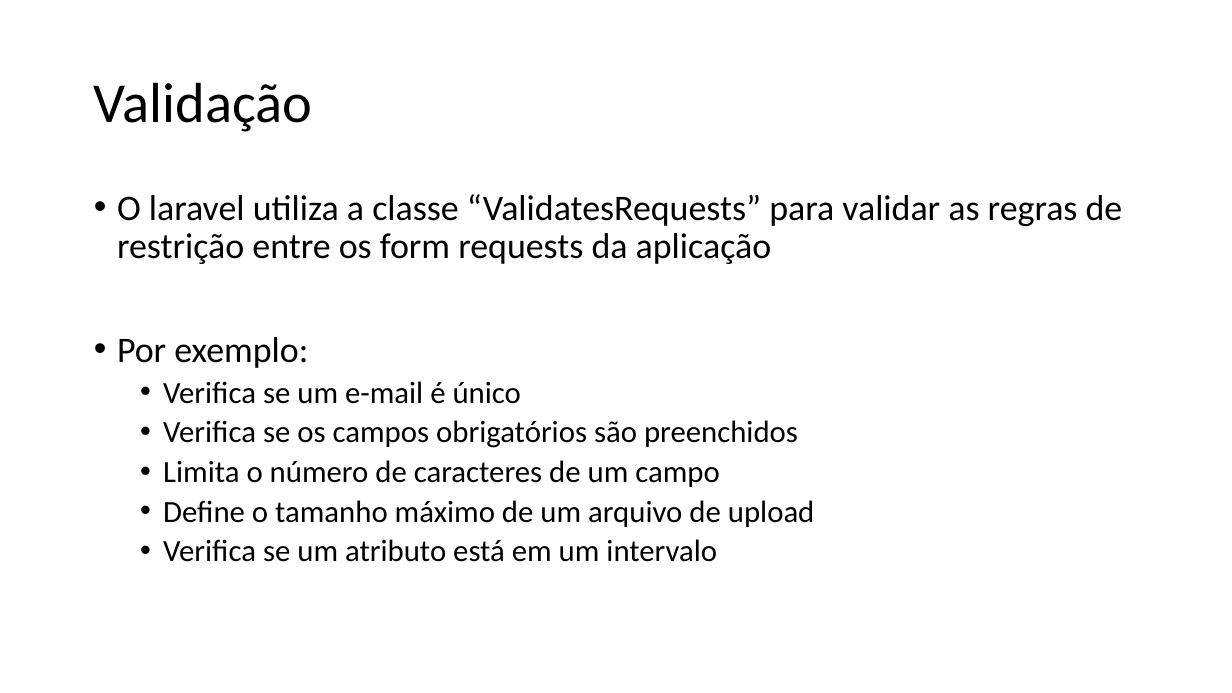
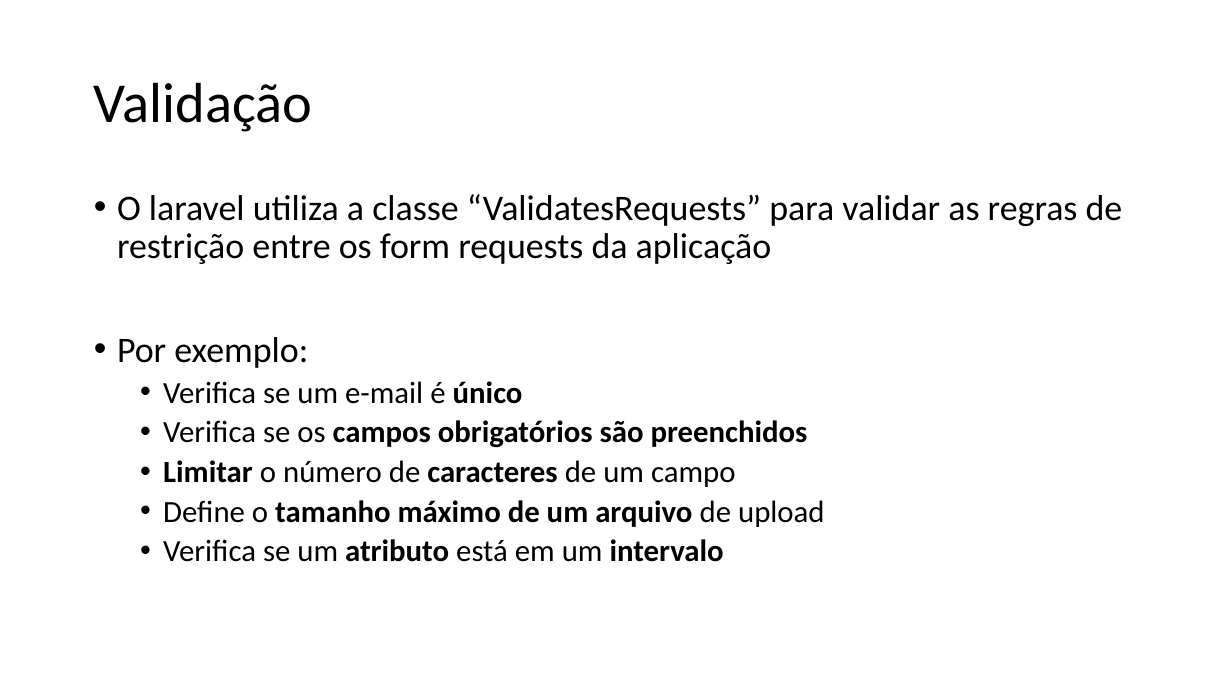
Before and after one commit to renanpupin/fct-blog, a slide deck: slide 69 of Introdução a APIs RESTful com PHP Laravel 5.pptx (slide 71 before the commit). Drawn at 1232x693 pixels with LibreOffice and Linux fonts; fonts in the diff are those of the drawing. Boxes give left, top, right and bottom in pixels: in the first picture for what was removed or moved away, otherwise in the second. Text is boxed around its words. In the diff, an @@ line names an element or a change of style, - is before the commit and + after.

```diff
--- a/Introdução a APIs RESTful com PHP Laravel 5.pptx
+++ b/Introdução a APIs RESTful com PHP Laravel 5.pptx
@@ text at [163,381,825,562]: bold on in "único", "campos obrigatórios são preenchidos", "tamanho máximo de um arquivo", "atributo intervalo" @@
@@ text at [163,460,736,487]: text changed @@
-  • Limita o número de caracteres de um campo
+  • Limitar o número de caracteres de um campo
```
Also in this commit, not shown: 31 other slides changed, 2 slides removed.
